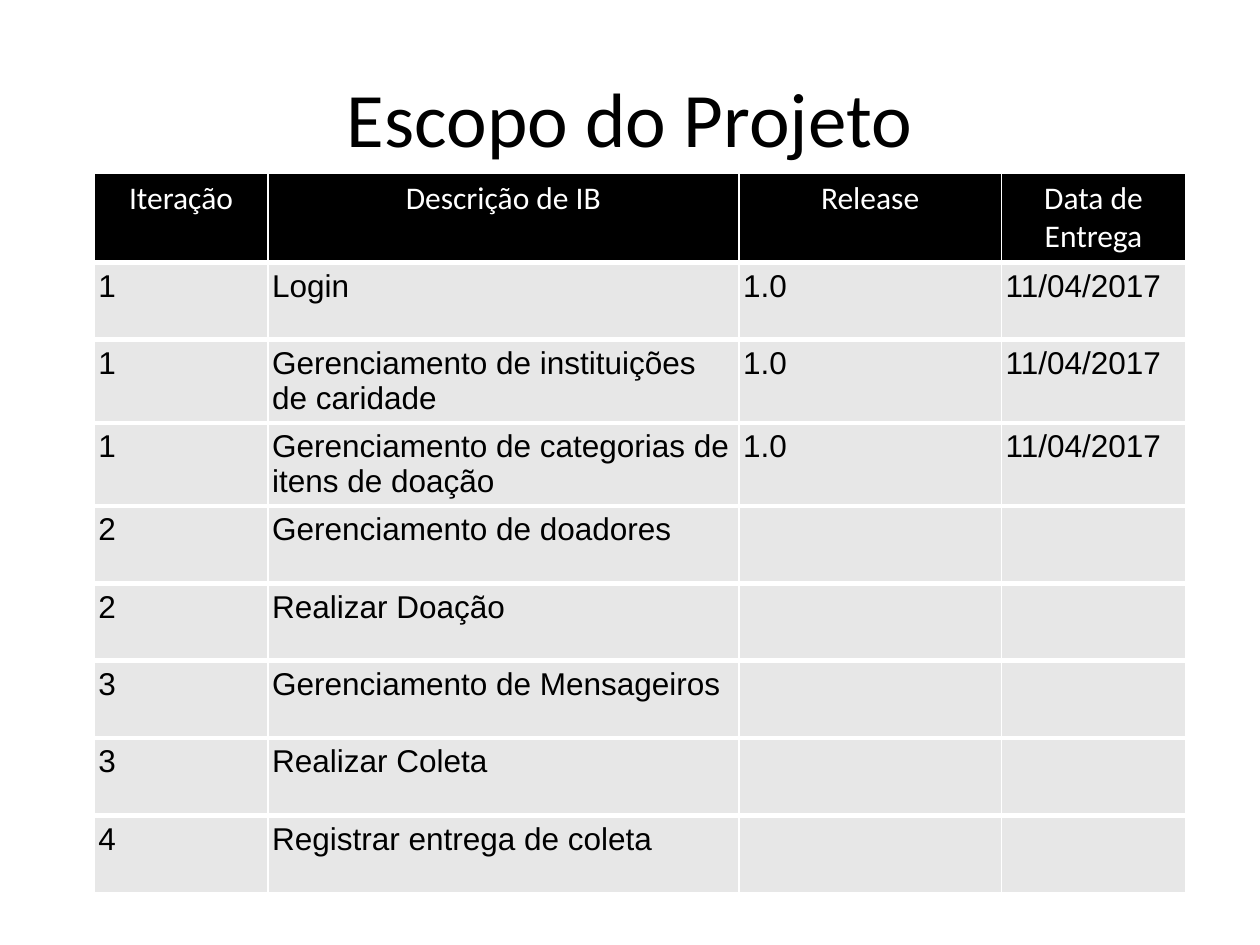
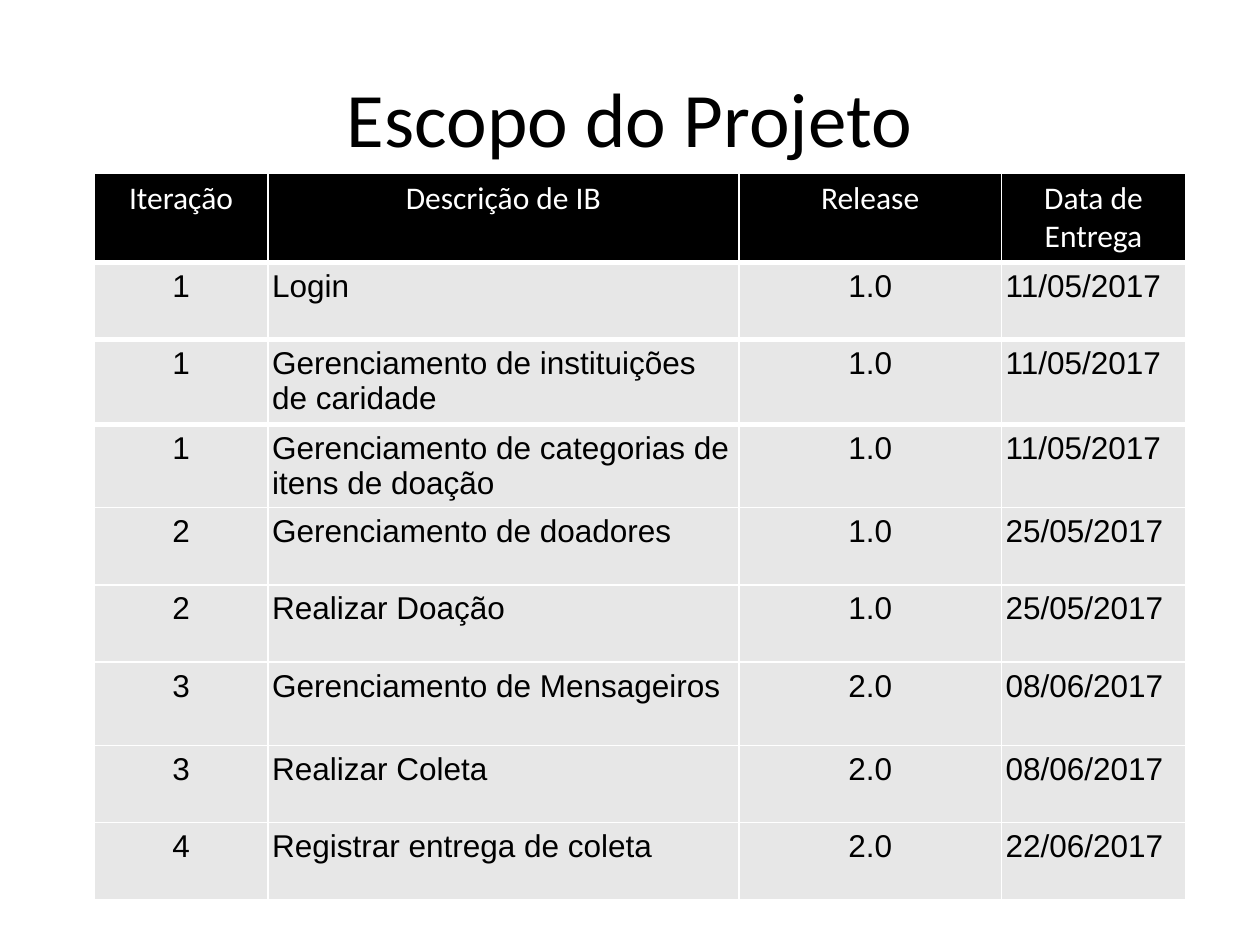
Before and after one commit to AjudeMais/ajudeMais-Projeto, a slide deck: slide 11 of Projeto-AjudeMais/000-Gerência de Projeto/PPJ-Plano de Projeto.pptx. Drawn at 1260x945 pixels with LibreOffice and Linux fonts; fonts in the diff are those of the drawing. Boxes give left, top, right and bottom in pixels: in the first picture for what was removed or moved away, otherwise in the second. Text is boxed around its words. In the diff, an @@ line names an element or a change of style, - is before the commit and + after.

```diff
--- a/Projeto-AjudeMais/000-Gerência de Projeto/PPJ-Plano de Projeto.pptx
+++ b/Projeto-AjudeMais/000-Gerência de Projeto/PPJ-Plano de Projeto.pptx
@@ table at bbox=[94, 173, 1186, 912] @@
-row 2, column 4: 11/04/2017
+row 2, column 4: 11/05/2017
-row 3, column 4: 11/04/2017
+row 3, column 4: 11/05/2017
-row 4, column 4: 11/04/2017
+row 4, column 4: 11/05/2017
-row 5, column 3: 
+row 5, column 3: 1.0
-row 5, column 4: 
+row 5, column 4: 25/05/2017
-row 6, column 3: 
+row 6, column 3: 1.0
-row 6, column 4: 
+row 6, column 4: 25/05/2017
-row 7, column 3: 
+row 7, column 3: 2.0
-row 7, column 4: 
+row 7, column 4: 08/06/2017
-row 8, column 3: 
+row 8, column 3: 2.0
-row 8, column 4: 
+row 8, column 4: 08/06/2017
-row 9, column 3: 
+row 9, column 3: 2.0
-row 9, column 4: 
+row 9, column 4: 22/06/2017
@@ alignment left to centre @@
@@ borders changed @@
```
Also in this commit, not shown: 1 other slide changed, 1 other file.
